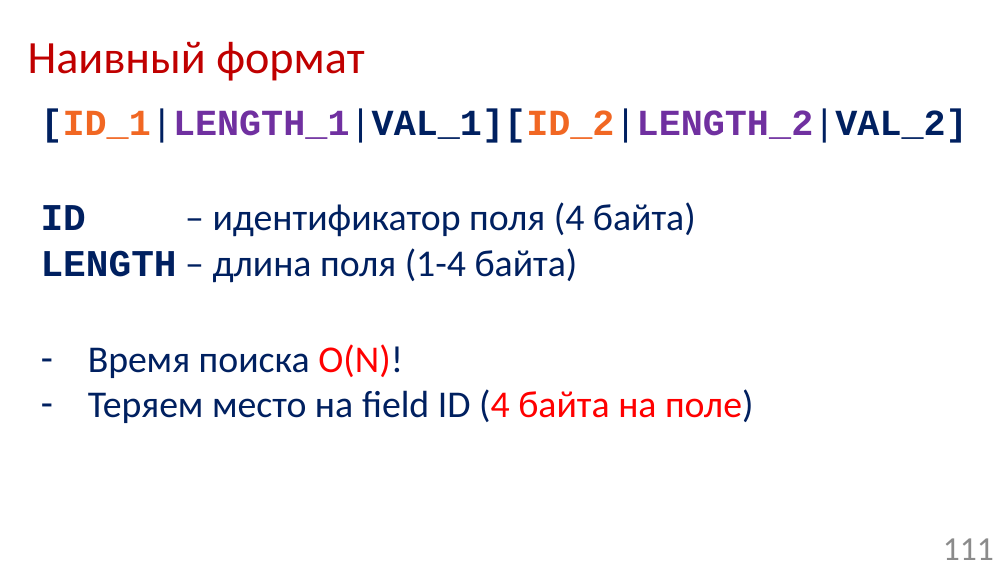
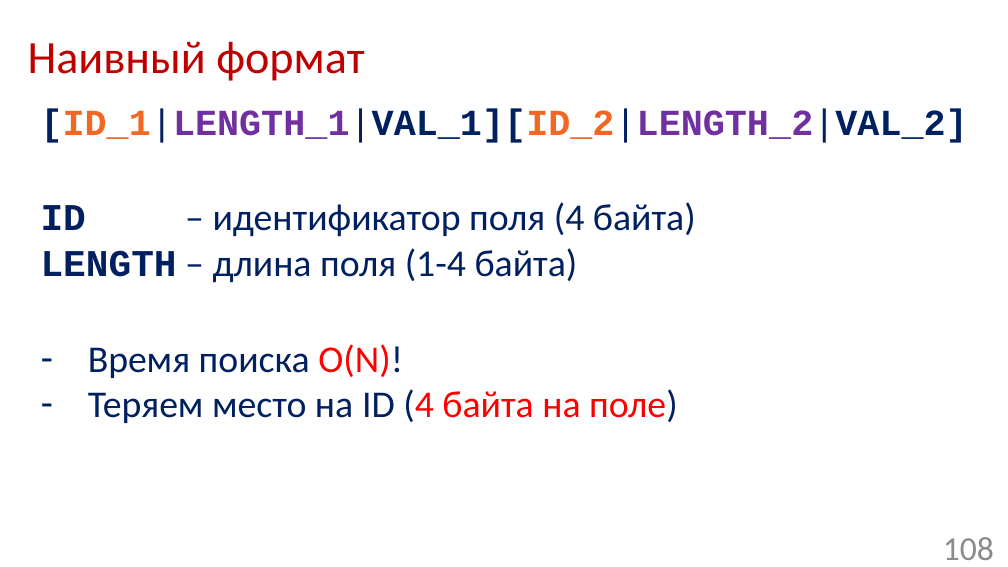
Before and after one commit to Mmuzaf/ozerov_2017_joker, a slide deck: slide 108 of slides/ozerov_joker2017_serialization.pptx (slide 111 before the commit). Drawn at 1008x567 pixels with LibreOffice and Linux fonts; fonts in the diff are those of the drawing; background and template pictures are left out. Boxes give left, top, right and bottom in pixels: in the first picture for what was removed or moved away, otherwise in the second. Text is boxed around its words. In the diff, an @@ line names an element or a change of style, - is before the commit and + after.

```diff
--- a/slides/ozerov_joker2017_serialization.pptx
+++ b/slides/ozerov_joker2017_serialization.pptx
@@ text at [88,389,678,423]: text changed @@
-– Теряем место на field ID (4 байта на поле)
+– Теряем место на ID (4 байта на поле)
@@ page number at [943,537,994,560]: text changed @@
-111
+108
```
Also in this commit, not shown: 10 other slides changed, 3 slides added, 6 slides removed.
